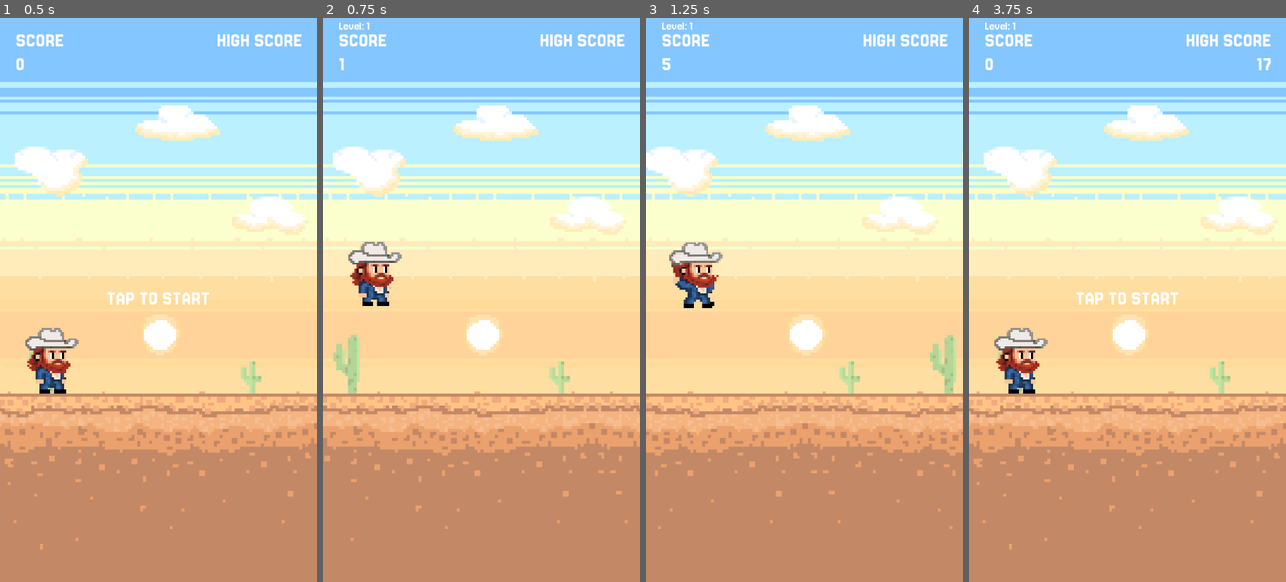
Above: before the commit, frames 1-4 (left to right).
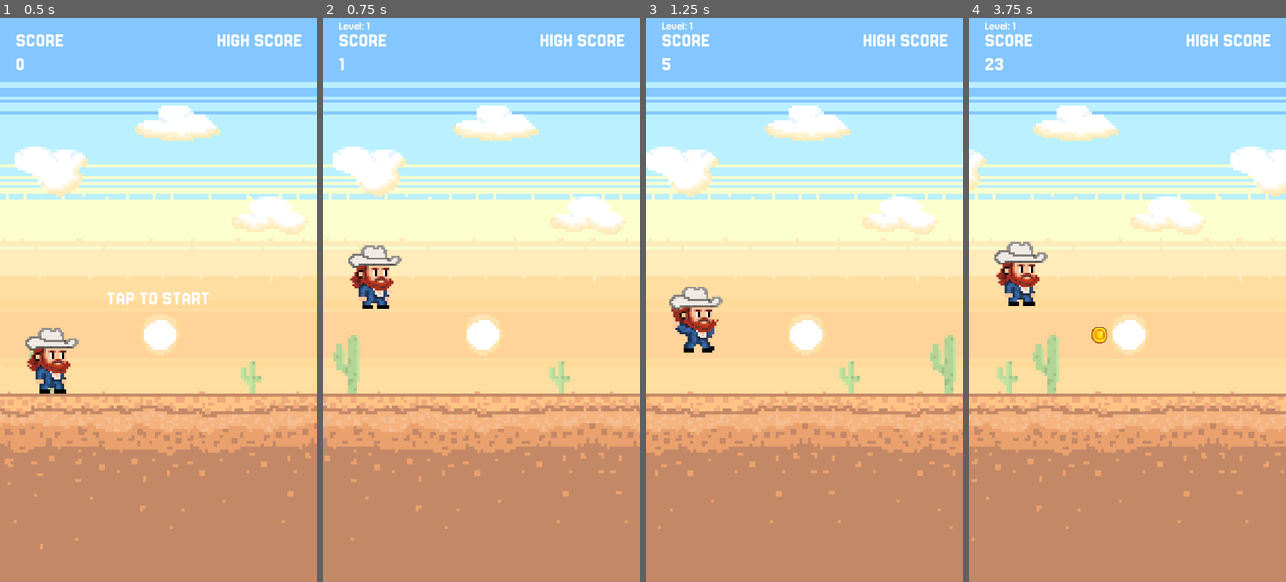
Above: after the commit, the same moments.

Repository: rgomezp/cowboy-game
Game: Godot game, scene res://scenes/main.tscn
The game is run twice, just before and just after one commit, with the same random seed, the same clock (stepped at 60 frames per second) and the same inputs.
Inputs (mouse positions are in pixels of both pictures, inside the frame that each line leads up to):
- Up to frame 1 (0.5 s): no input
- Up to frame 2 (0.75 s): tap Enter (ui_accept) at 0.5 s; move the mouse to (551, 271) at 0.52 s; hold Enter (ui_accept) from 0.53 s (still down); click (551, 271) at 0.67 s
- Up to frame 3 (1.25 s): keep holding Enter (ui_accept)
- Up to frame 4 (3.75 s): release Enter (ui_accept) at 1.25 s; drag from (1064, 328) to (1111, 412) at 1.27 s; move the mouse to (1159, 175) at 2.02 s; hold Down (ui_down) 2.03-2.75 s; hold Enter (ui_accept) 2.03-2.75 s; drag from (1111, 412) to (988, 300) at 2.77 s; click (1127, 300) at 3.5 s, where only the run before the commit has a clickable "RESTART"

Frame 1 is identical in both runs. In frame 2, 0.9% of the frame differs, in the area x 8-25%, y 39-52%; in frame 3, 2.2%; in frame 4, 13%, in the area x 0-100%, y 7-95%.

Commit message:
Implements jump buffering and touch jump on press
Adds jump buffering to allow jumping slightly before landing, improving player control responsiveness.

The touch jump is now triggered on touch down, enabling tap-and-hold for gliding.
This change provides a better and more intuitive touch control.

Diff:
--- a/scenes/player.gd
+++ b/scenes/player.gd
@@ -32,6 +32,10 @@
 var touch_jump_just_pressed: bool = false
 var touch_slide_pressed: bool = false
 
+# Jump buffering - remembers jump input slightly before landing
+var jump_buffer_time: float = 0.0
+const JUMP_BUFFER_DURATION: float = 0.15  # 150ms window to buffer jump input
+
 
 func _is_shotgun_active() -> bool:
 	# Check if shotgun power up is active
@@ -82,28 +86,25 @@
 	if event is InputEventScreenTouch:
 		var touch_event = event as InputEventScreenTouch
 		if touch_event.pressed:
-			# Touch started
+			# Touch started - trigger jump immediately on touch down
+			# This allows tap-and-hold: tap triggers jump, keep holding to glide
 			if touch_index == -1:  # Only track first touch
 				touch_index = touch_event.index
 				touch_start_position = touch_event.position
 				touch_start_time = Time.get_ticks_msec() / 1000.0
 				is_touching = true
+				# Trigger jump immediately on touch down (not on release)
+				touch_jump_just_pressed = true
 		else:
 			# Touch ended
 			if touch_event.index == touch_index:
 				var touch_end_position = touch_event.position
-				var touch_duration = (Time.get_ticks_msec() / 1000.0) - touch_start_time
-				var touch_distance = touch_start_position.distance_to(touch_end_position)
 				var touch_delta = touch_end_position - touch_start_position
 
-				# Detect swipe down
+				# Detect swipe down (only on release, jump is handled on touch start)
 				if touch_delta.y > SWIPE_THRESHOLD and abs(touch_delta.x) < abs(touch_delta.y):
 					# Swipe down detected
 					touch_slide_pressed = true
-				elif touch_duration < TAP_MAX_DURATION and touch_distance < TAP_MAX_DISTANCE:
-					# Tap detected
-					touch_jump_just_pressed = true
-					touch_jump_pressed = false
 
 				# Reset touch state
 				is_touching = false
@@ -126,6 +127,15 @@
 func _physics_process(delta: float) -> void:
 	# Update collision shapes based on gokart power-up state
 	var gokart_active = _is_gokart_active()
+
+	# Update jump buffer timer
+	if jump_buffer_time > 0:
+		jump_buffer_time -= delta
+
+	# Check for jump input and buffer it
+	var jump_input_this_frame = Input.is_action_just_pressed("ui_accept") or touch_jump_just_pressed
+	if jump_input_this_frame:
+		jump_buffer_time = JUMP_BUFFER_DURATION
 
 	# Use glide gravity only if double jump has been used, input is held, and gokart is not active
 	# If input is released while gliding, return to normal gravity for better maneuverability
@@ -179,16 +189,13 @@
 		if not get_parent().game_running:
 			$AnimatedSprite2D.play(_get_animation_name("idle"))
 		else:
-			# Check for jump input (keyboard or touch tap)
-			var jump_input = Input.is_action_pressed("ui_accept") or touch_jump_just_pressed
-			if jump_input:
+			# Check for buffered jump input (includes current frame input)
+			if jump_buffer_time > 0:
 				velocity.y = JUMP_VELOCITY
+				jump_buffer_time = 0  # Clear the buffer
 				# Start tracking peak when jumping
 				is_tracking_peak = true
 				jump_peak_y = global_position.y
-				# Reset touch jump flag after using it
-				if touch_jump_just_pressed:
-					touch_jump_just_pressed = false
 			# Check for slide input (keyboard or touch swipe down)
 			elif (Input.is_action_just_pressed("ui_down") or touch_slide_pressed) and not is_sliding and not gokart_active:
 				is_sliding = true
@@ -221,9 +228,7 @@
 			velocity.y = DOUBLE_JUMP_VELOCITY
 			has_double_jumped = true
 			is_tracking_peak = false
-			# Reset touch jump flag after using it
-			if touch_jump_just_pressed:
-				touch_jump_just_pressed = false
+			jump_buffer_time = 0  # Clear any buffer when double jumping
 
 		# Play gliding animation only if double jumped AND holding jump input
 		# If input is released while gliding, switch to jumping animation
